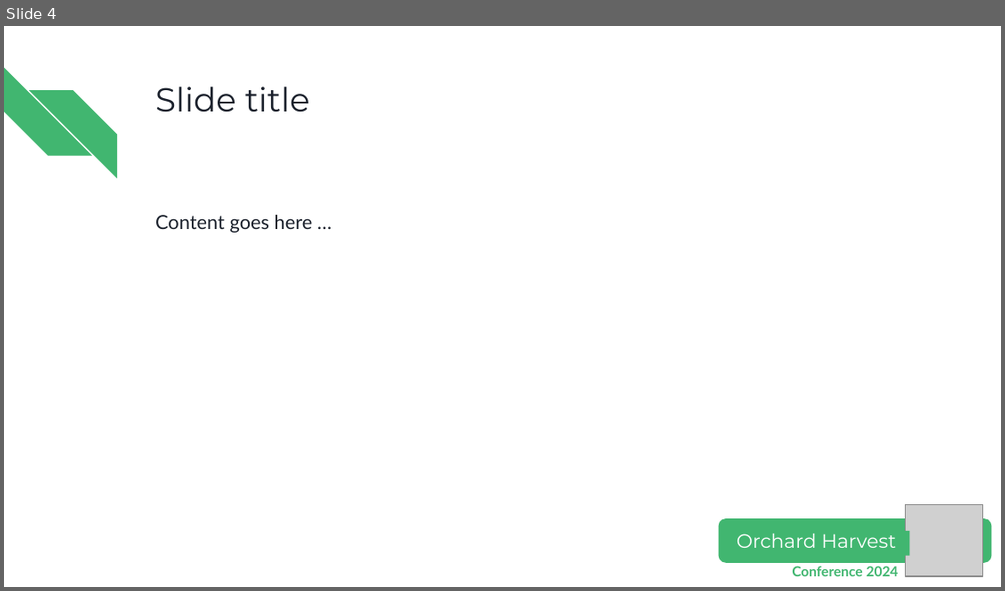
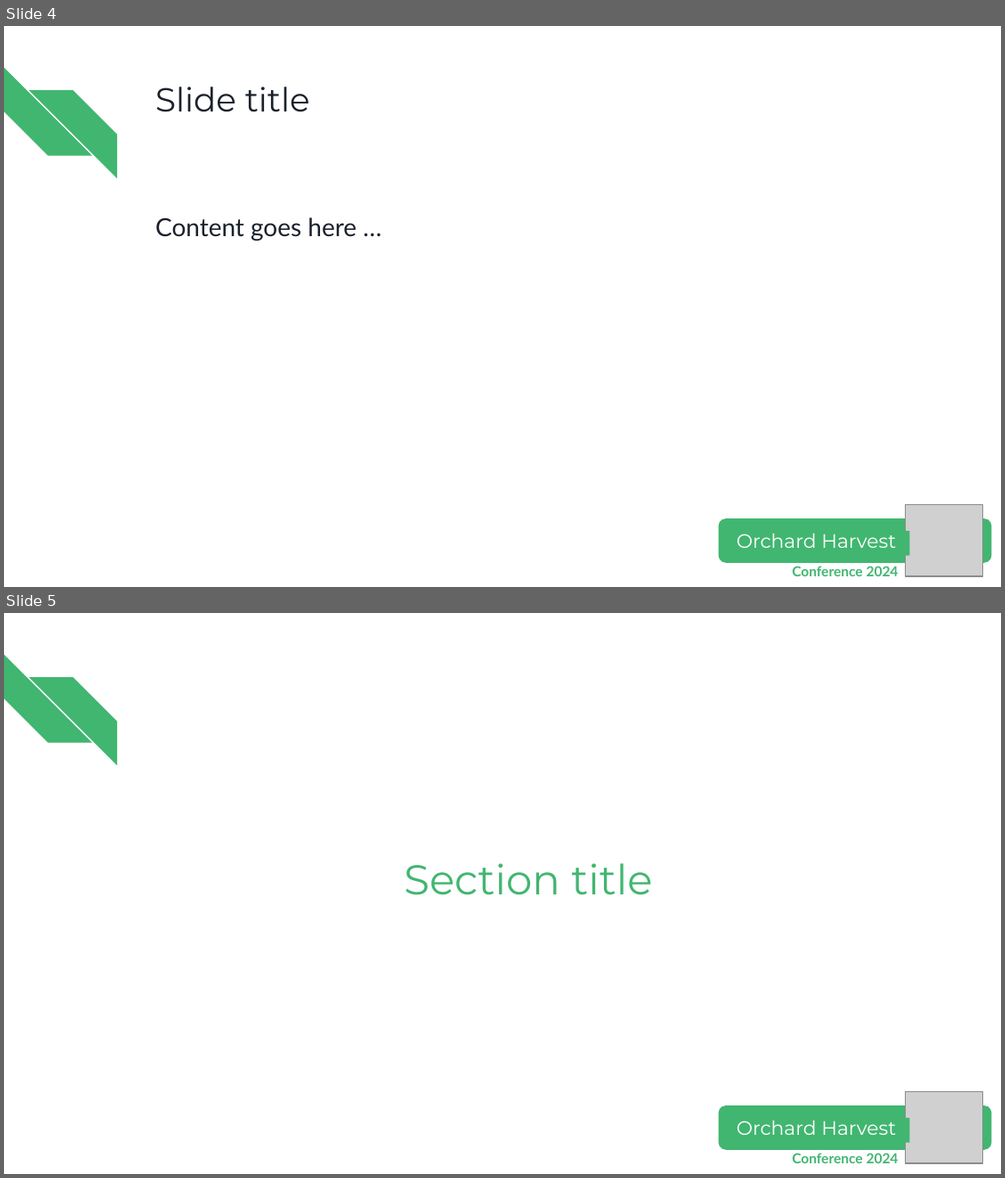
Before and after one commit to OrchardCMS/Orchard-Harvest-Speaker-Toolbox, a slide deck: Orchard Harvest 2024 presentation template.pptx. Shown one above the other, each under a label of ours: slide 4 before the commit, slides 4 and 5 after it. The pictures are 1005x591 and 1005x1178 pixels, drawn with LibreOffice and Linux fonts; fonts in the diff are those of the drawing; grey boxes stand for pictures. Boxes give left, top, right and bottom in pixels: in the first picture for what was removed or moved away, otherwise in the second. Text is boxed around its words. In the diff, an @@ line names an element or a change of style, - is before the commit and + after.

```diff
--- a/Orchard Harvest 2024 presentation template.pptx
+++ b/Orchard Harvest 2024 presentation template.pptx
@@ slide 5 added at <box>4,613,1001,1174</box>, background #FFFFFF; not listed: 2 template elements that a slide beside it also shows @@
@@ title added at <box>404,863,652,895</box>, 30 pt, text #41B670 @@
+Section title
@@ group added at <box>719,1092,992,1163</box>: 2 texts, 1 rounded rectangle, 1 ellipse, 1 picture, 1 rectangle @@
+Orchard Harvest
+Conference 2024
@@ slide 4 changed as well @@
@@ text "Content goes here …" at <box>155,217,356,240</box>: size 14 to 18 pt @@
```
Also in this commit, not shown: 3 other slides changed.
